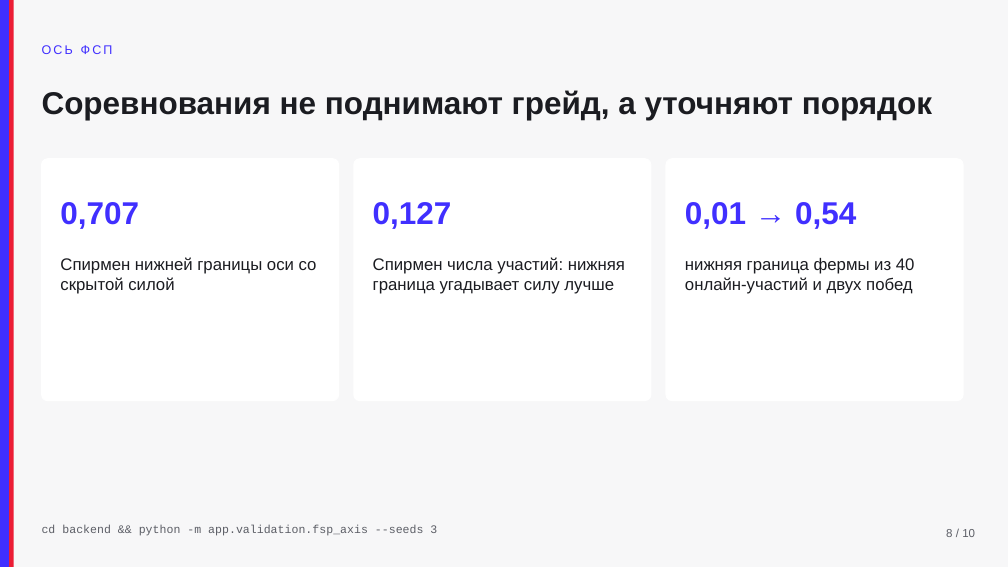
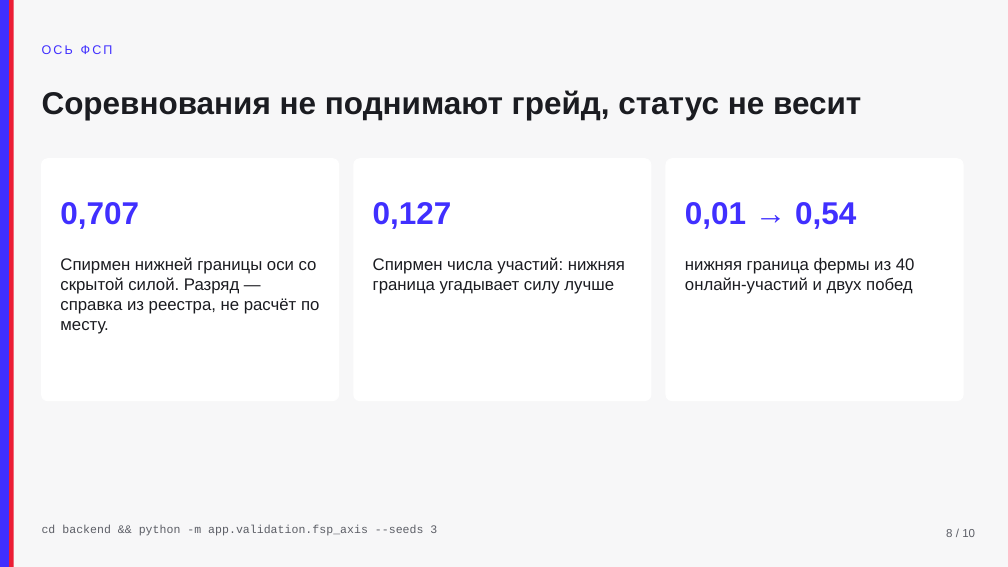
Before and after one commit to KonkovDV/fsp-talent, a slide deck: slide 8 of docs/pitch.pptx. Drawn at 1008x567 pixels with LibreOffice and Linux fonts; fonts in the diff are those of the drawing. Boxes give left, top, right and bottom in pixels: in the first picture for what was removed or moved away, otherwise in the second. Text is boxed around its words. In the diff, an @@ line names an element or a change of style, - is before the commit and + after.

```diff
--- a/docs/pitch.pptx
+++ b/docs/pitch.pptx
@@ text at [42, 90, 861, 120]: text changed @@
-Соревнования не поднимают грейд, а уточняют порядок
+Соревнования не поднимают грейд, статус не весит
@@ text at [60, 257, 319, 334]: text changed @@
-Спирмен нижней границы оси со скрытой силой
+Спирмен нижней границы оси со скрытой силой. Разряд — справка из реестра, не расчёт по месту.
```
Also in this commit, not shown: 3 other slides changed, 8 other files.
